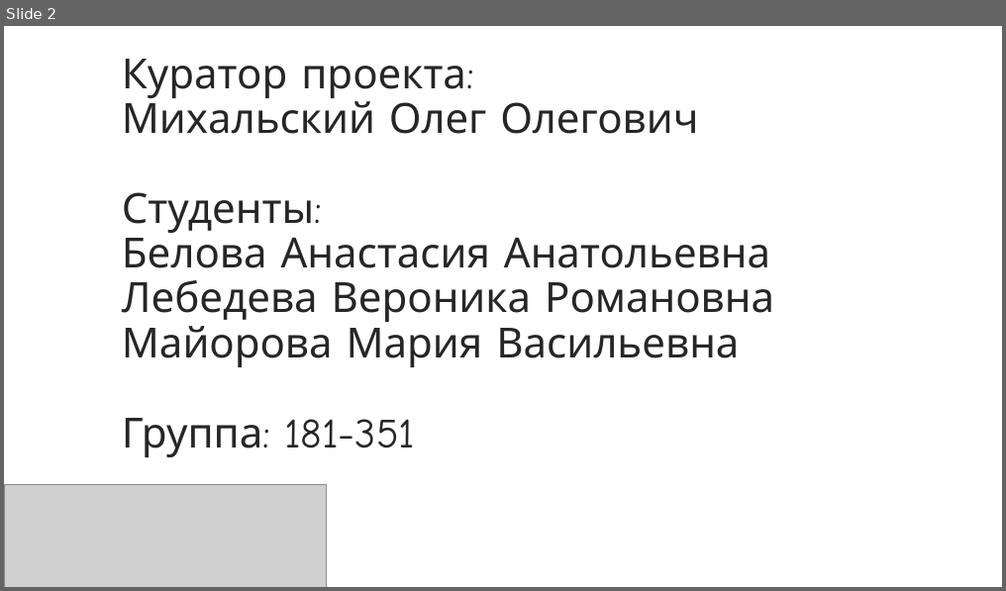
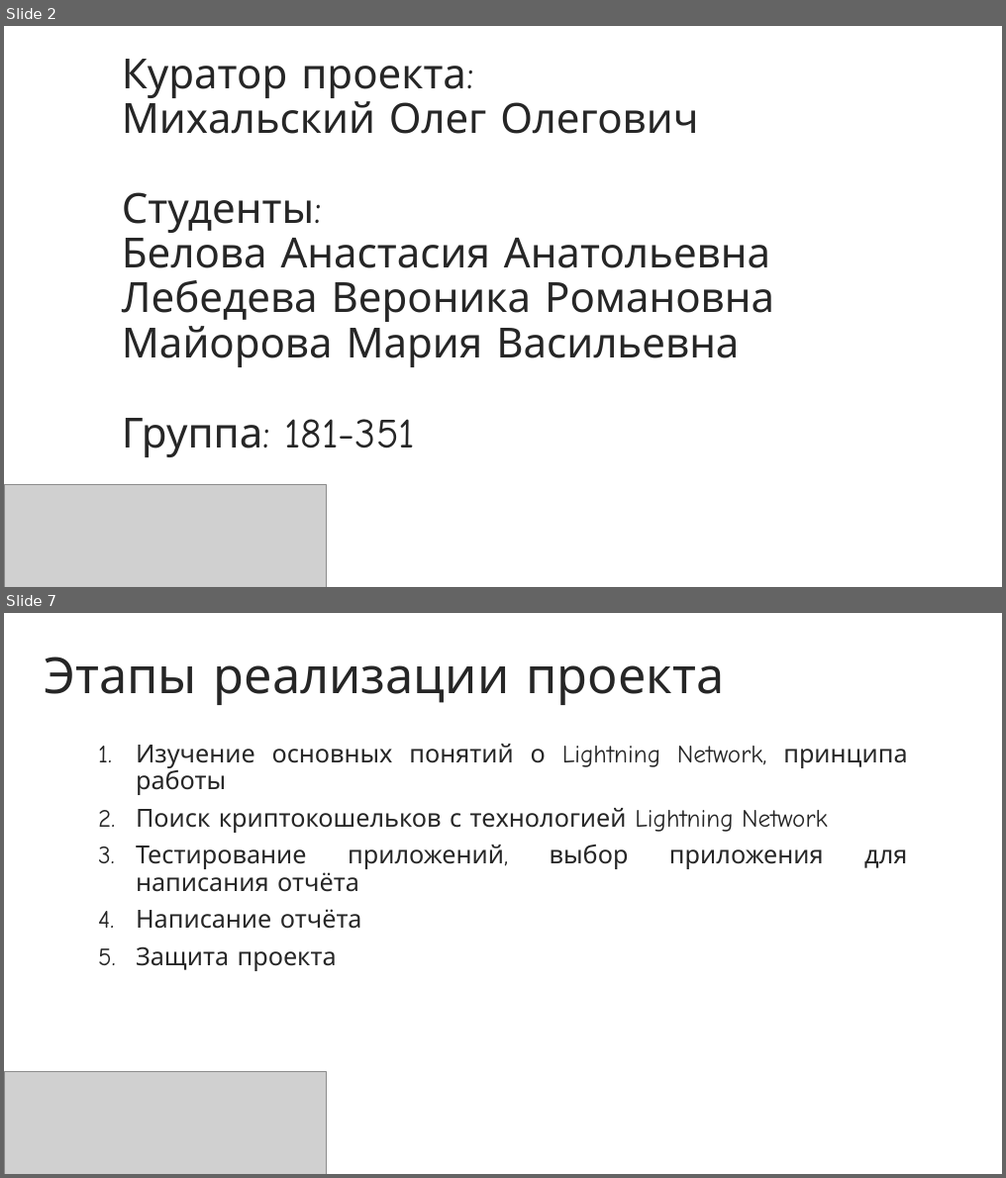
Before and after one commit to NikaLeb/181_351_testingLN, a slide deck: Lightning_Network.pptx. Shown one above the other, each under a label of ours: slide 2 before the commit, slides 2 and 7 after it; the slides between them are not shown. The pictures are 1006x591 and 1006x1178 pixels, drawn with LibreOffice and Linux fonts; fonts in the diff are those of the drawing; grey boxes stand for pictures; background and template pictures are left out. Boxes give left, top, right and bottom in pixels: in the first picture for what was removed or moved away, otherwise in the second. Text is boxed around its words. In the diff, an @@ line names an element or a change of style, - is before the commit and + after.

```diff
--- a/Lightning_Network.pptx
+++ b/Lightning_Network.pptx
@@ slide 7 added at (4,613,1002,1174), background picture (left out) @@
@@ title added at (44,657,724,705), 48 pt, text #262626 @@
+Этапы реализации проекта
@@ subtitle added at (136,744,907,971), 24 pt, text #262626 @@
+1. Изучение основных понятий о Lightning Network, принципа работы
+2. Поиск криптокошельков с технологией Lightning Network
+3. Тестирование приложений, выбор приложения для написания отчёта
+4. Написание отчёта
+5. Защита проекта
@@ picture added at (4,1071,327,1174) @@
```
Also in this commit, not shown: 10 other slides added, 9 slides removed.
